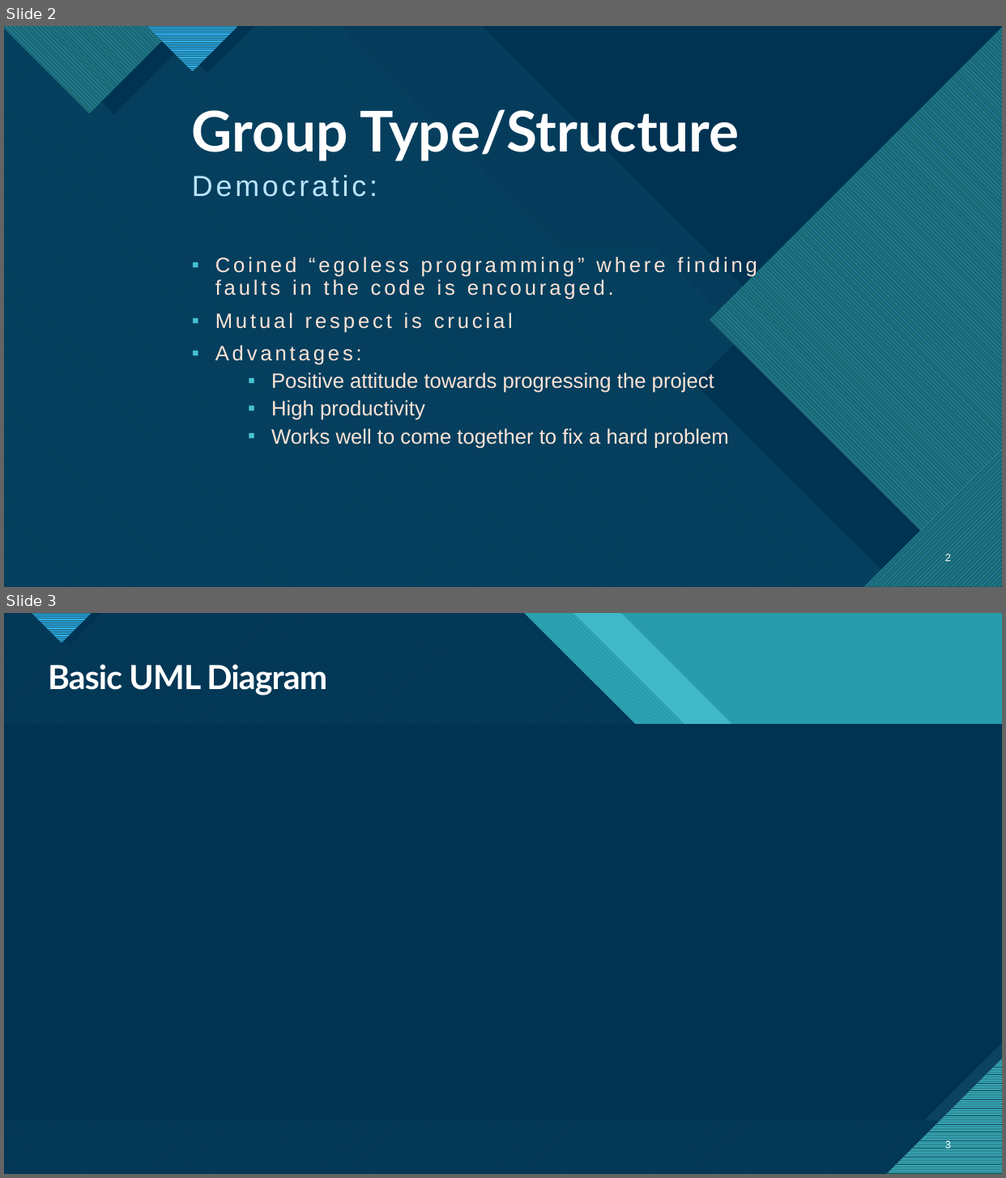
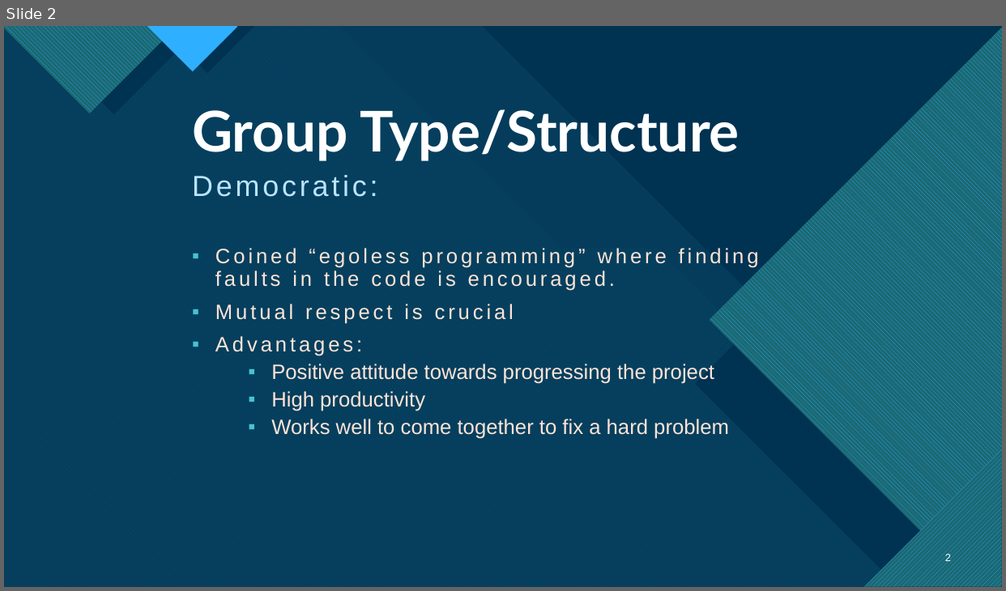
Before and after one commit to JacquelynDeHart/SIMS_CS3321, a slide deck: SE Final SIMS Presentation.pptx. Shown one above the other, each under a label of ours: slides 2 and 3 before the commit, slide 2 after it. The pictures are 1006x1178 and 1006x591 pixels, drawn with LibreOffice and Linux fonts; fonts in the diff are those of the drawing. Boxes give left, top, right and bottom in pixels: in the first picture for what was removed or moved away, otherwise in the second. Text is boxed around its words. In the diff, an @@ line names an element or a change of style, - is before the commit and + after.

```diff
--- a/SE Final SIMS Presentation.pptx
+++ b/SE Final SIMS Presentation.pptx
@@ slide 3 removed at bbox=[4, 613, 1002, 1174], background #47C3D3; not listed: 14 template elements that a slide beside it also shows @@
@@ rectangle removed at bbox=[4, 613, 1002, 1174] @@
@@ rectangle removed at bbox=[4, 613, 1002, 1174] @@
@@ freeform shape removed at bbox=[4, 613, 1002, 1174] @@
@@ freeform shape removed at bbox=[4, 613, 1002, 1174] @@
@@ text removed at bbox=[48, 664, 327, 696] @@
-Basic UML Diagram
@@ page number removed at bbox=[945, 1140, 951, 1151] @@
-3
@@ slide 2 changed as well @@
@@ outline redrawn in 6 elements at bbox=[710, 26, 1002, 587], bbox=[900, 486, 1002, 587], bbox=[4, 26, 1002, 587], bbox=[4, 26, 1002, 587], bbox=[4, 26, 1002, 587], bbox=[695, 77, 1002, 587] @@
@@ text "Democratic:" rewrapped from bbox=[192, 175, 757, 449] to bbox=[192, 175, 759, 439] @@
```
Also in this commit, not shown: 17 other slides changed, 1 slide added.
